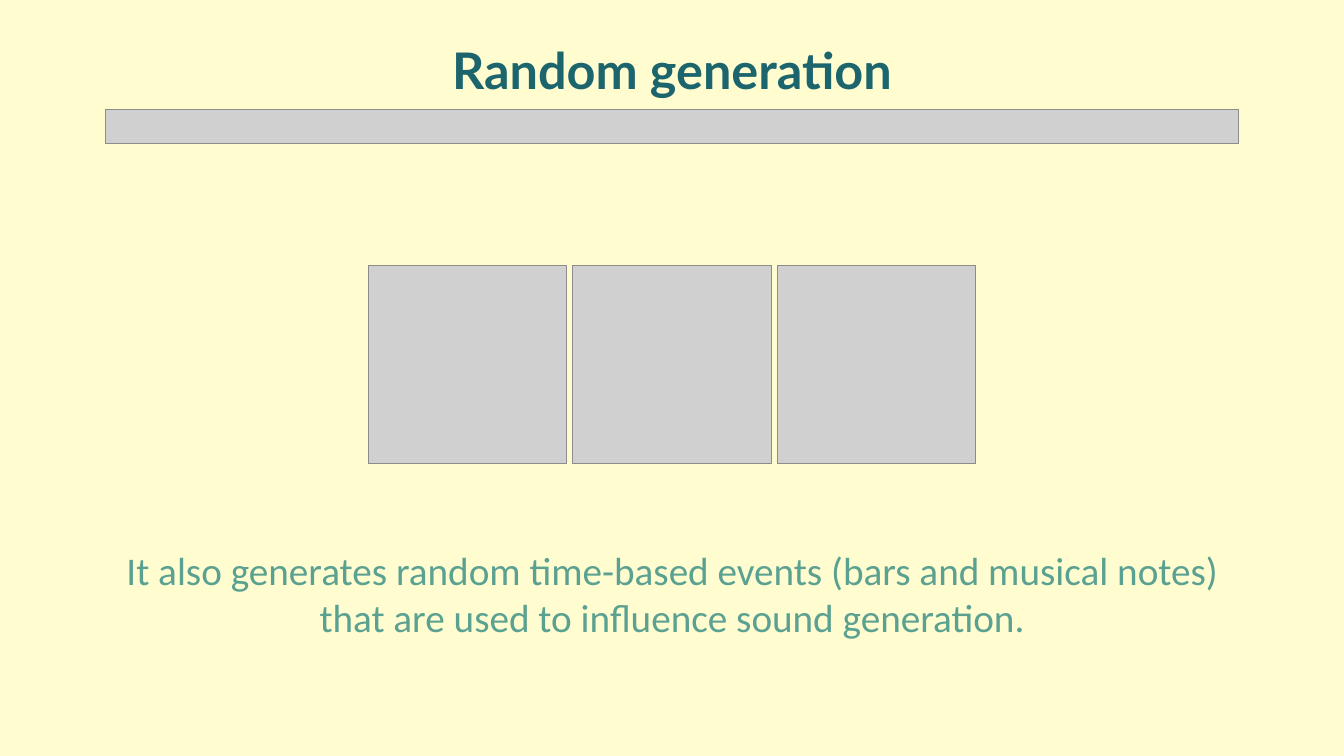
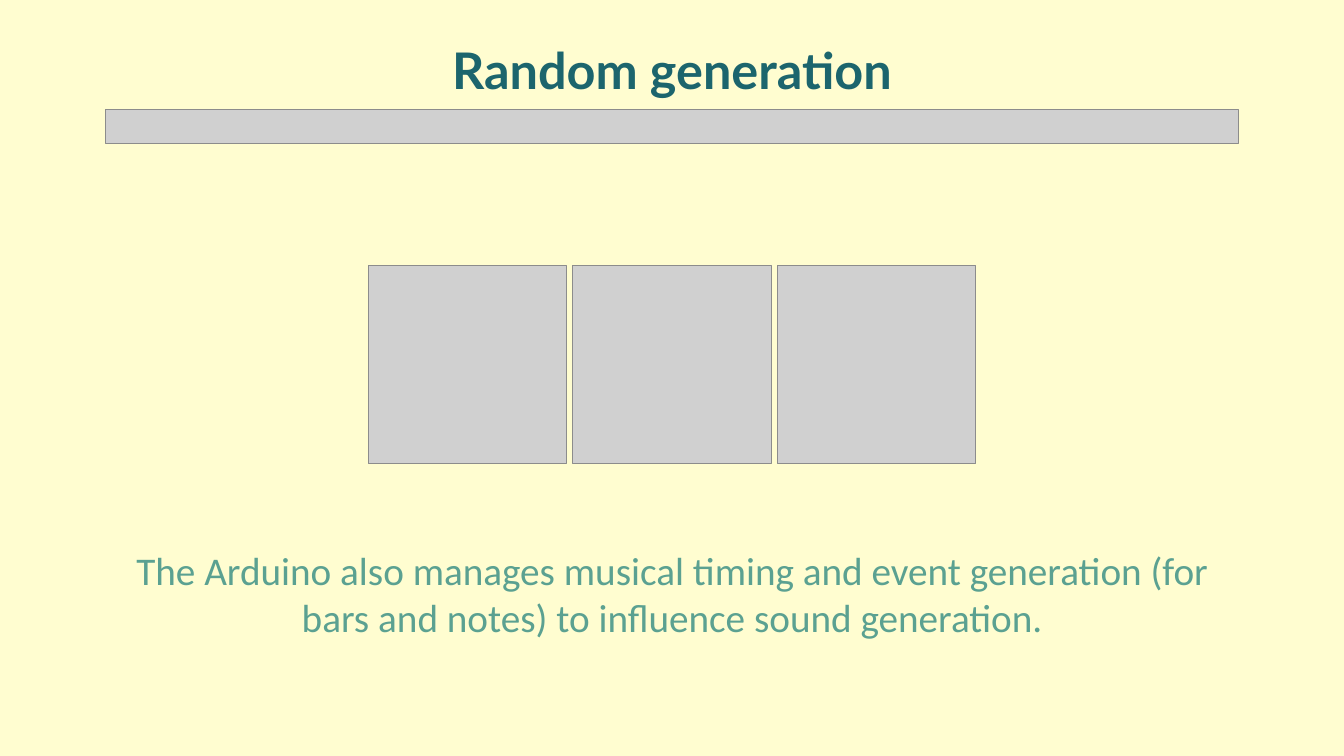
Before and after one commit to Ciorpy/G.A.I.A.-CMLS-2025, a slide deck: slide 11 of GAIA.pptx. Drawn at 1344x756 pixels with LibreOffice and Linux fonts; fonts in the diff are those of the drawing; grey boxes stand for pictures. Boxes give left, top, right and bottom in pixels: in the first picture for what was removed or moved away, otherwise in the second. Text is boxed around its words. In the diff, an @@ line names an element or a change of style, - is before the commit and + after.

```diff
--- a/GAIA.pptx
+++ b/GAIA.pptx
@@ text at (136,556,1208,639): text changed @@
-It also generates random time-based events (bars and musical notes) that are used to influence sound generation.
+The Arduino also manages musical timing and event generation (for bars and notes) to influence sound generation.
```
Also in this commit, not shown: 16 other slides changed, 1 other file.
